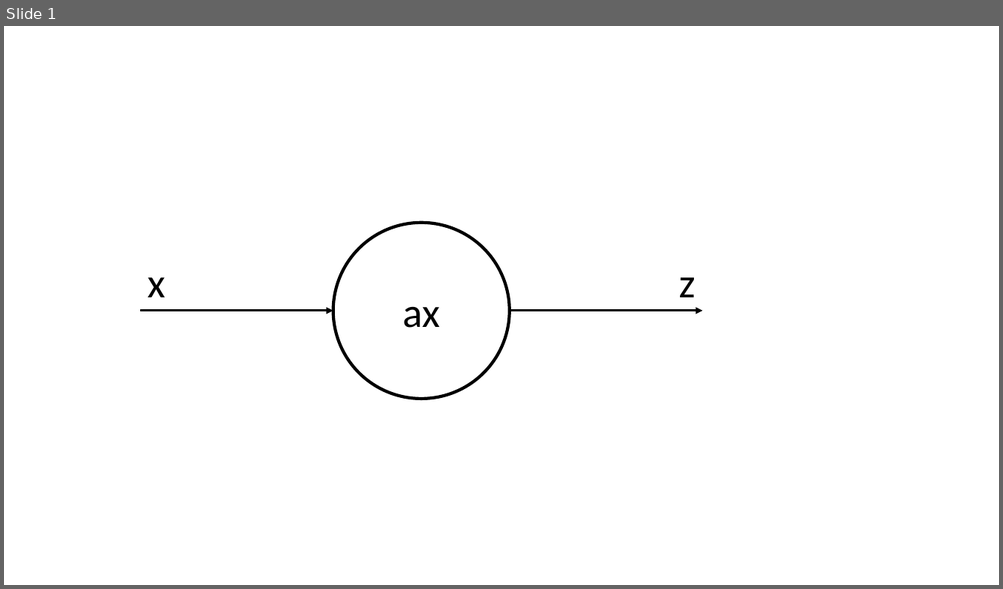
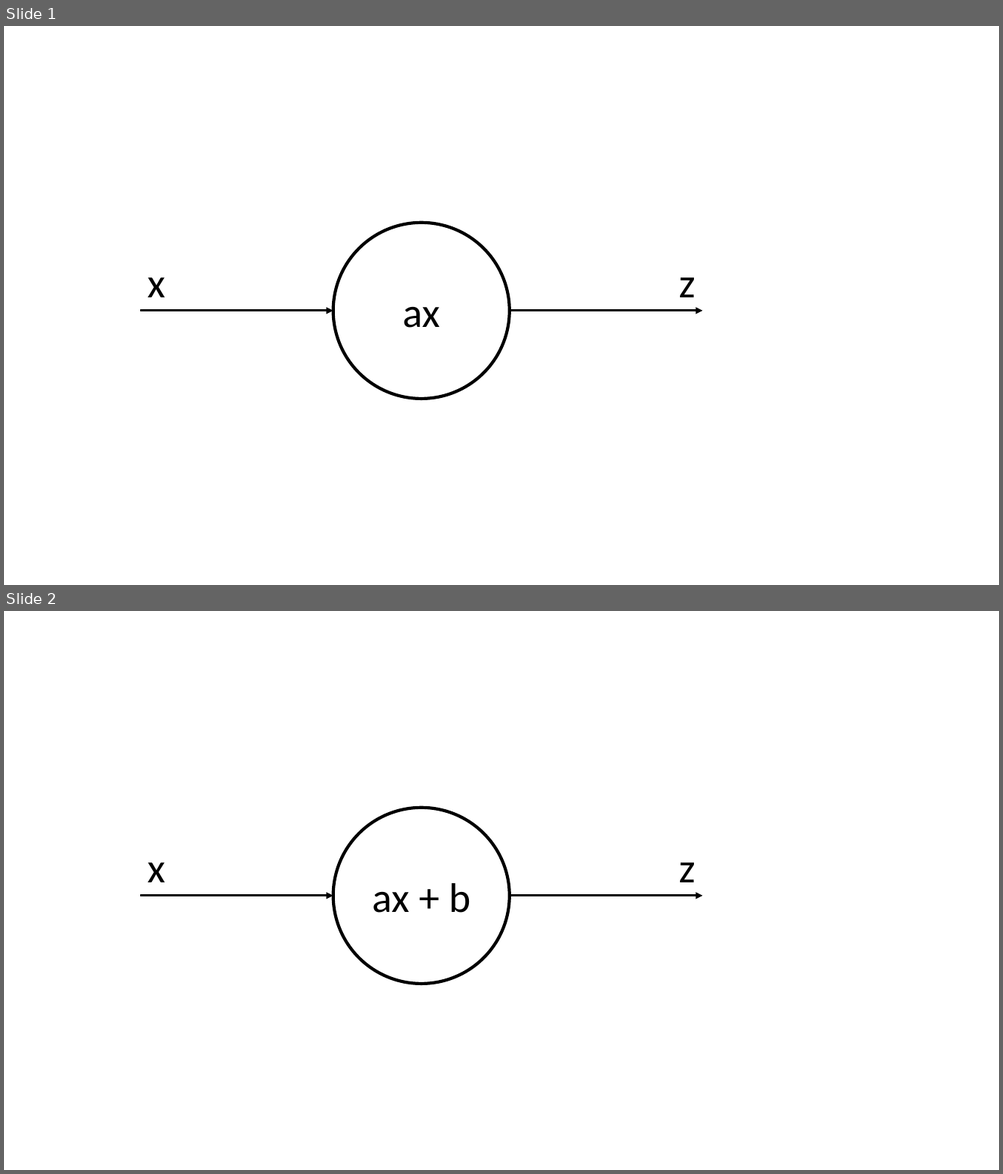
Before and after one commit to maximofn/Curso_Pytorch, a slide deck: 01 Introduccion a las redes neuronales/Imagenes/Figuras.pptx. Shown one above the other, each under a label of ours: slide 1 before the commit, slides 1 and 2 after it. The pictures are 1003x589 and 1003x1174 pixels, drawn with LibreOffice and Linux fonts; fonts in the diff are those of the drawing. Boxes give left, top, right and bottom in pixels: in the first picture for what was removed or moved away, otherwise in the second. Text is boxed around its words. In the diff, an @@ line names an element or a change of style, - is before the commit and + after.

```diff
--- a/01 Introduccion a las redes neuronales/Imagenes/Figuras.pptx
+++ b/01 Introduccion a las redes neuronales/Imagenes/Figuras.pptx
@@ slide 2 added at [4, 611, 999, 1170], background #FFFFFF @@
@@ ellipse added at [333, 808, 509, 984], outline #000000 3 pt, 40 pt, text #000000 @@
+ax + b
@@ text added at [148, 863, 165, 883], 40 pt, text #000000 @@
+x
@@ text added at [679, 863, 695, 883], 40 pt, text #000000 @@
+z
@@ arrow added from (140, 896) to (333, 896), #000000 2.25 pt @@
@@ arrow added from (509, 896) to (703, 896), #000000 2.25 pt @@
```
Also in this commit, not shown: 3 other files.
